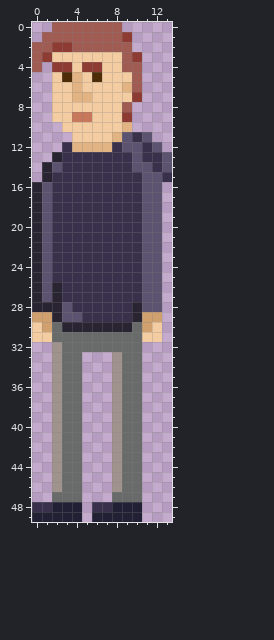
Pixel-art file: img/char_main.aseprite. Above is the file before it was changed.
14x50 pixels, 1 frame.
The result:
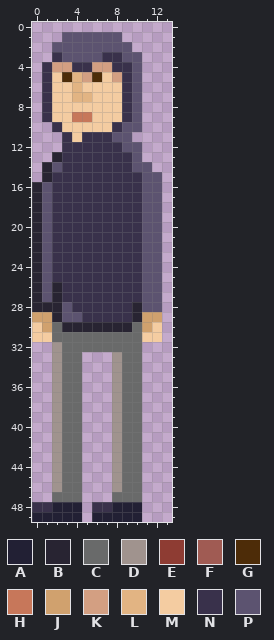
Palette (. is transparent): A #222034  B #282432  C #696a6a  D #a0938e  E #8e3c33  F #a05b53  G #4d2c08  H #c7775a  J #d0a16e  K #d39f82  L #e2b483  M #f4cca1  N #39314b  P #5c5370
What changed:
layer "Hood" added
layer "Layer 1" removed
Colour K replaces colour E in row 4 at x 2 to 3 and 6.
Colour K replaces colour M in row 4 at x 7; in row 5 at x 5 and 8.
Colour N is added in rows 4 to 9 at x 1; in row 10 at x 2; in row 11 at x 3.
Colour N replaces colour E in row 4 at x 5; in row 9 at x 9.
Colour N replaces colour F in row 4 at x 9; in row 8 at x 9.
Colour N replaces colour L in row 6 at x 9; in row 12 at x 4 to 7.
Colour N replaces colour M in row 3 at x 2 and 7 to 8; in row 4 at x 4 and 8; in row 5 at x 9; in row 7 at x 9; in row 10 at x 8; in row 11 at x 5 to 7.
Colour P is added in rows 8 to 10 at x 10.
Colour P replaces colour E in row 2 at x 2 to 3; in row 3 at x 10; in row 7 at x 10.
Colour P replaces colour F in row 1 at x 3 to 8; in row 2 at x 4 to 9; in row 3 at x 9; in rows 4 to 6 at x 10.
Colour P replaces colour L in row 10 at x 9; in row 11 at x 8.
Colour P replaces colour M in row 3 at x 3 to 6.
Colour E is gone in row 1 at x 9; in row 3 at x 1.
Colour F is gone in row 0 at x 2 to 8; in row 1 at x 1 to 2; in row 2 at x 0 to 1; in rows 3 to 4 at x 0.
Colour N is gone in row 11 at x 10; in row 12 at x 11; in row 13 at x 11 to 12; in row 14 at x 12; in row 15 at x 13.
Colour P is gone in row 11 at x 11; in row 12 at x 12; in rows 13 to 14 at x 13.
Boxes around the changes in both pictures, in picture pixels (x1, y1, x2, y2):
changed: (32, 22, 172, 182)
